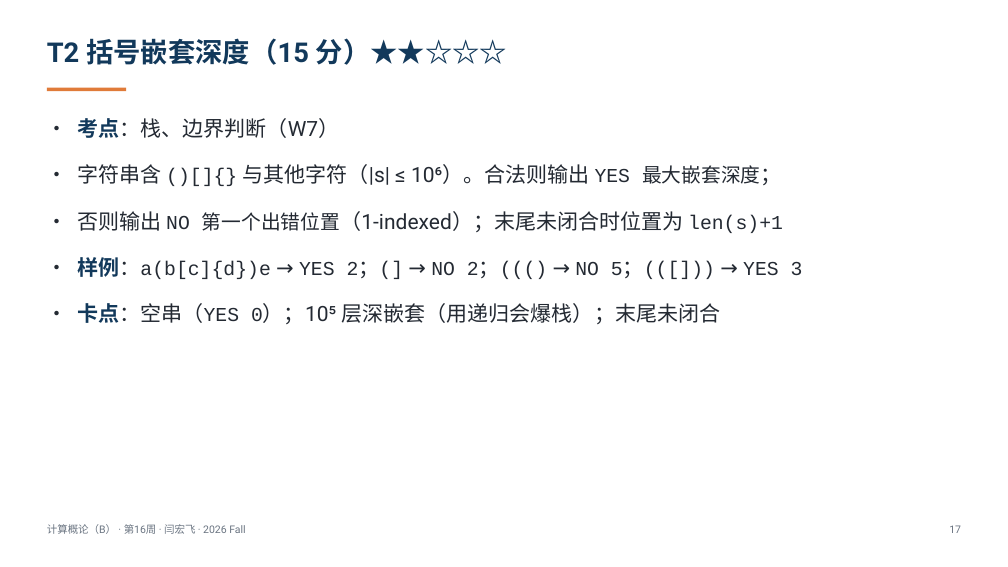
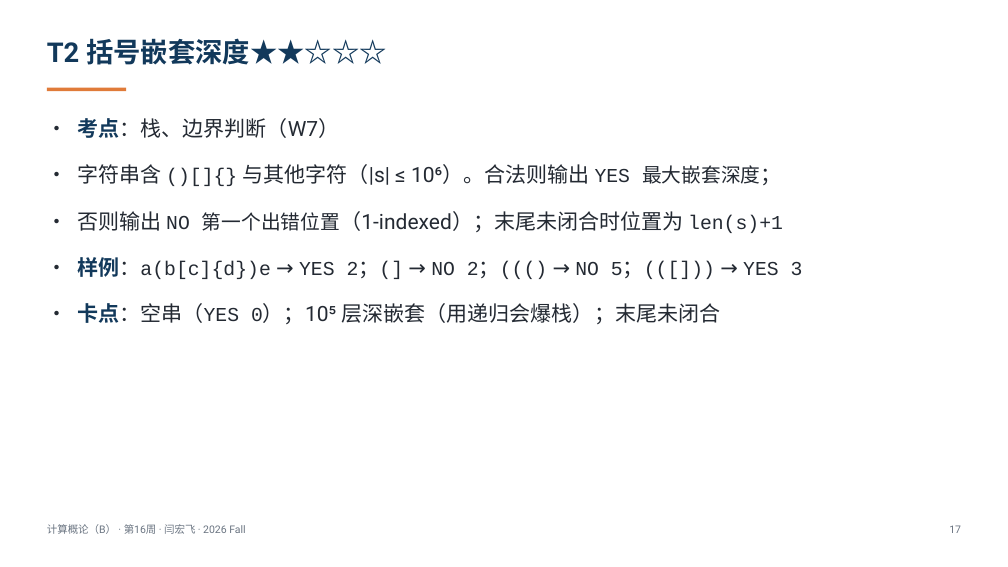
Before and after one commit to GMyhf/2026fall-cs101, a slide deck: slide 17 of courseware/202612_ADS_W16_Review_Final_Machine_Exam.pptx. Drawn at 1008x567 pixels with LibreOffice and Linux fonts; fonts in the diff are those of the drawing. Boxes give left, top, right and bottom in pixels: in the first picture for what was removed or moved away, otherwise in the second. Text is boxed around its words. In the diff, an @@ line names an element or a change of style, - is before the commit and + after.

```diff
--- a/courseware/202612_ADS_W16_Review_Final_Machine_Exam.pptx
+++ b/courseware/202612_ADS_W16_Review_Final_Machine_Exam.pptx
@@ text at bbox=[47, 38, 386, 65]: text changed @@
-T2 括号嵌套深度（15 分）★★☆☆☆
+T2 括号嵌套深度★★☆☆☆
```
Also in this commit, not shown: 5 other slides changed, 7 other files.
